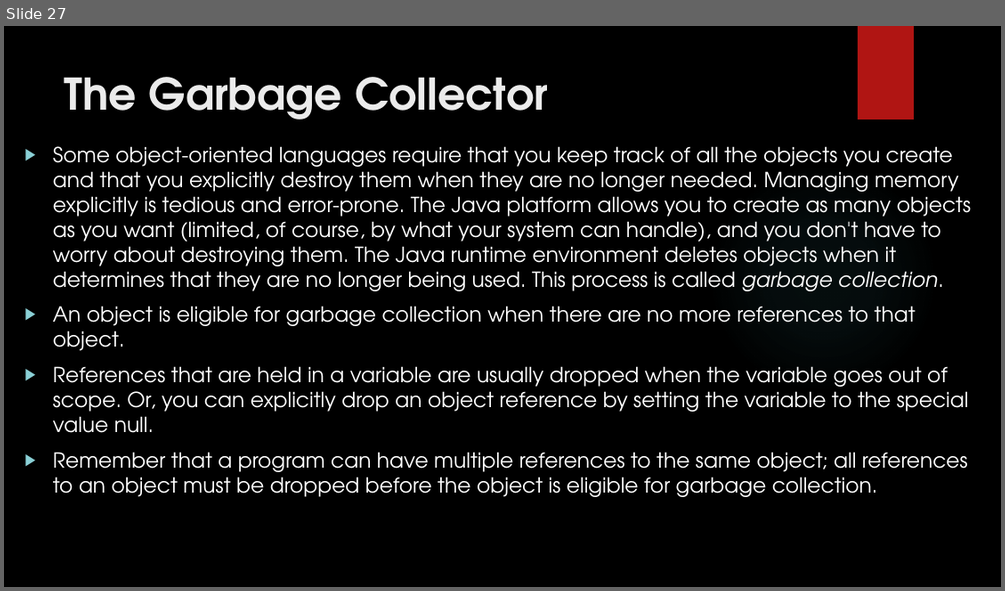
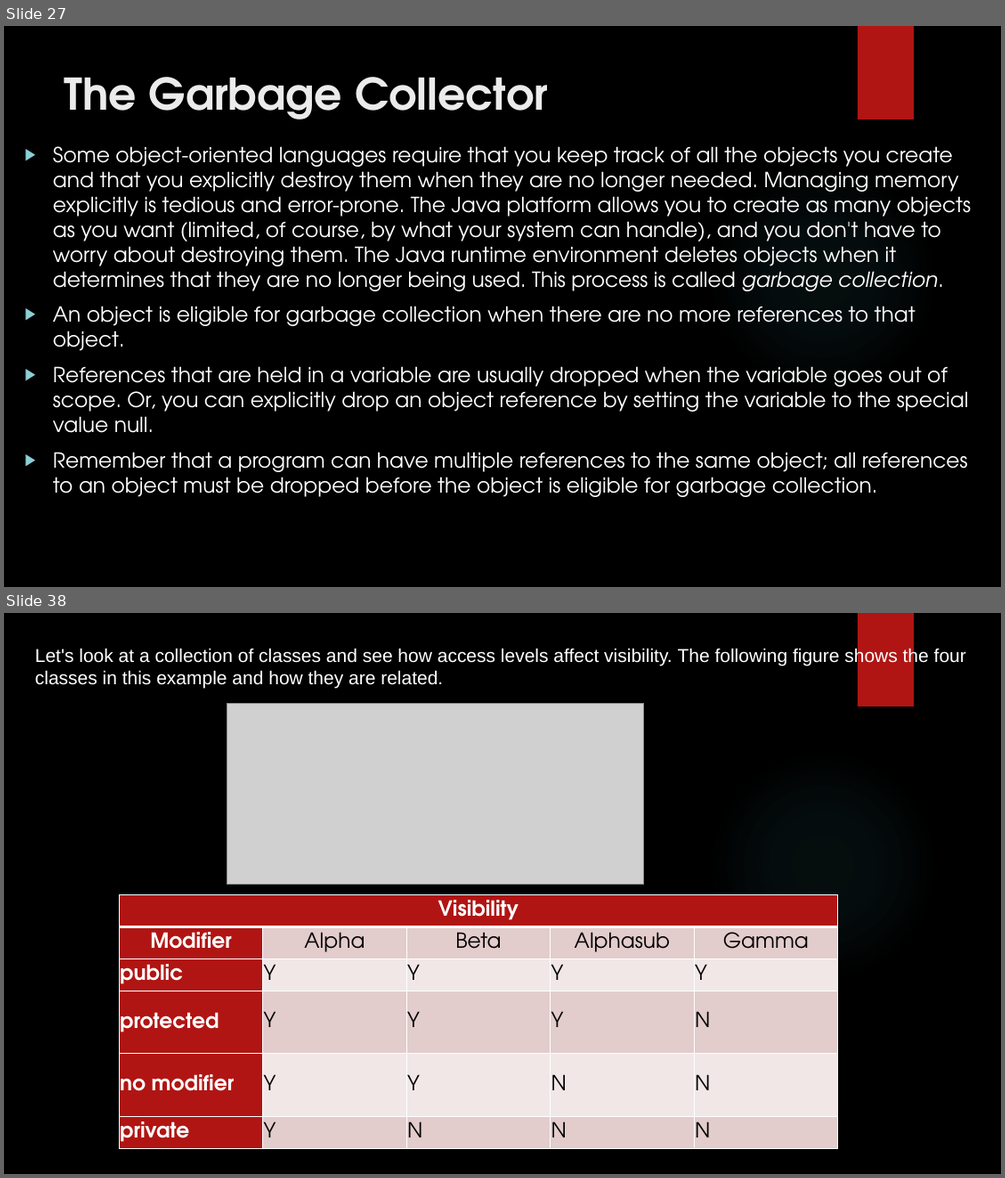
Before and after one commit to sekhar12333/Java_ppts, a slide deck: 04_10_2018/Classes.pptx. Shown one above the other, each under a label of ours: slide 27 before the commit, slides 27 and 38 after it; the slides between them are not shown. The pictures are 1005x591 and 1005x1178 pixels, drawn with LibreOffice and Linux fonts; fonts in the diff are those of the drawing; grey boxes stand for pictures; background and template pictures are left out. Boxes give left, top, right and bottom in pixels: in the first picture for what was removed or moved away, otherwise in the second. Text is boxed around its words. In the diff, an @@ line names an element or a change of style, - is before the commit and + after.

```diff
--- a/04_10_2018/Classes.pptx
+++ b/04_10_2018/Classes.pptx
@@ slide 38 added at [4, 613, 1001, 1174], background picture (left out); not listed: 2 template elements that a slide beside it also shows @@
@@ text added at [35, 647, 966, 688], 18 pt, text #FFFFFF @@
+Let's look at a collection of classes and see how access levels affect visibility. The following figure shows the four classes in this example and how they are related.
@@ picture added at [226, 704, 643, 884] @@
@@ table added at [119, 895, 837, 1149], 6 rows, 5 columns @@
+Visibility |  |  |  | 
+Modifier | Alpha | Beta | Alphasub | Gamma
+public | Y | Y | Y | Y
+protected | Y | Y | Y | N
+no modifier | Y | Y | N | N
+private | Y | N | N | N
```
Also in this commit, not shown: 26 other slides added.
